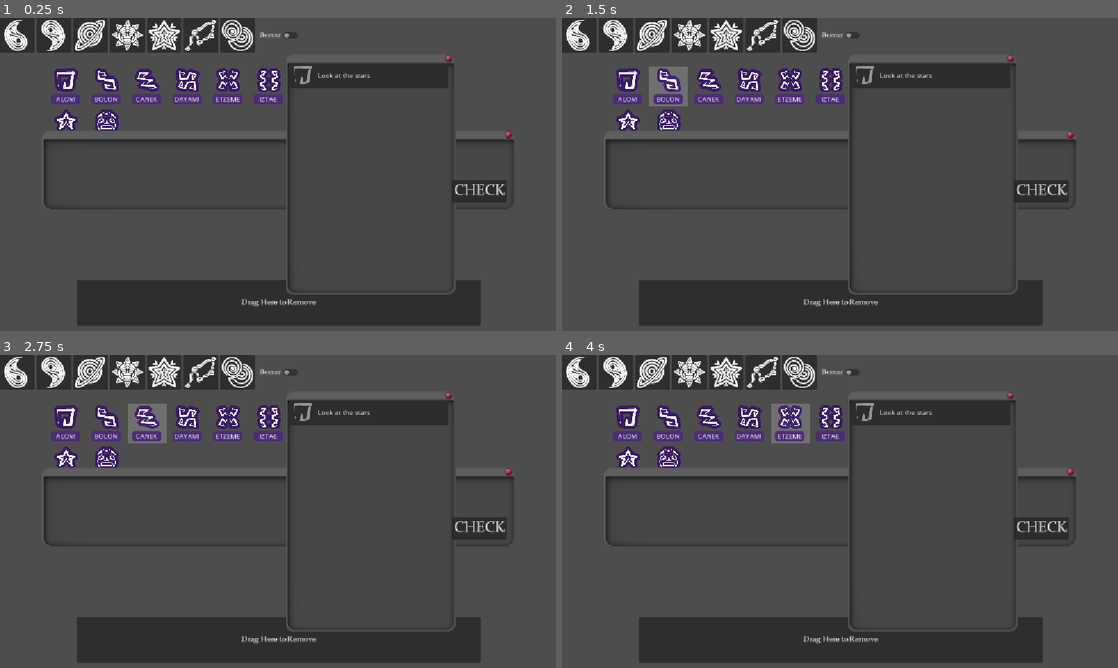
Above: before the commit, frames 1-4 (two rows, left to right).
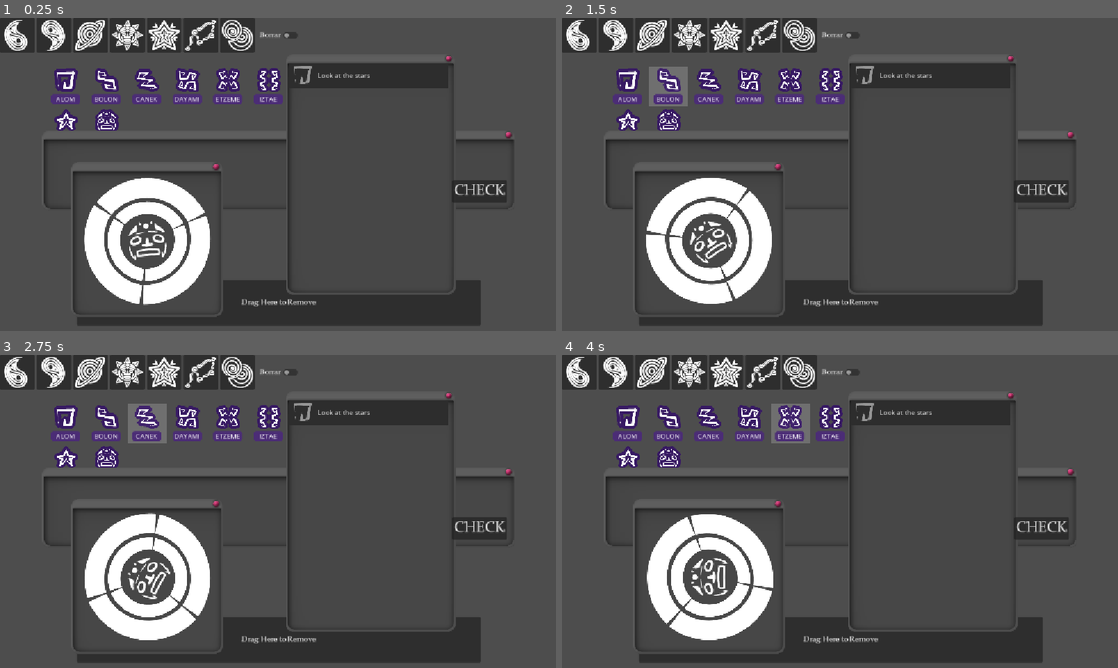
Above: after the commit, the same moments.

Repository: Wendfrey/minijam_210_astral
Game: Godot game, scene res://demo_world.tscn
Same seed, same stepped clock (60 frames per second), same inputs: the game is played once before the commit and once after it. This scene is started directly instead of the project's main scene.
Inputs:
- Up to frame 1 (0.25 s): no input
- Up to frame 2 (1.5 s): click "ALOM" at 0.5 s; click "BOLON" at 1.25 s
- Up to frame 3 (2.75 s): click "CANEK" at 2 s
- Up to frame 4 (4 s): click "DAYAMI" at 2.75 s; click "ETZEME" at 3.5 s

The runs differ from the first frame. In frame 1, 7.3% of the frame differs, in the area x 12-41%, y 46-96%; in frame 2, 7.3%; in frame 3, 7.3%; in frame 4, 7.3%.

Commit message:
animación hecha

Diff:
--- a/minijam-210-astral/test_world.tscn
+++ b/minijam-210-astral/test_world.tscn
@@ -55,7 +55,7 @@
 
 [sub_resource type="Animation" id="Animation_42nsl"]
 resource_name = "ticking"
-length = 3.0
+length = 10.5
 tracks/0/type = "value"
 tracks/0/imported = false
 tracks/0/enabled = true
@@ -63,10 +63,10 @@
 tracks/0/interp = 1
 tracks/0/loop_wrap = true
 tracks/0/keys = {
-"times": PackedFloat32Array(0),
-"transitions": PackedFloat32Array(1),
+"times": PackedFloat32Array(0, 3.5, 7, 10.5),
+"transitions": PackedFloat32Array(3, 3, 3, 3),
 "update": 0,
-"values": [0.0]
+"values": [0.0, -2.0943951023931953, -4.1887902047863905, -6.283185307179586]
 }
 
 [sub_resource type="AnimationLibrary" id="AnimationLibrary_8oxbk"]
@@ -430,7 +430,6 @@
 theme_override_styles/hover = SubResource("StyleBoxEmpty_kt6p6")
 
 [node name="StatusVentana" type="Panel" parent="." unique_id=1383264431]
-visible = false
 z_index = 1
 layout_mode = 0
 offset_left = -423.0
@@ -456,29 +455,24 @@
 theme_override_styles/normal = SubResource("StyleBoxEmpty_cnaw2")
 theme_override_styles/hover = SubResource("StyleBoxEmpty_kt6p6")
 
-
 [node name="Calendar" type="Sprite2D" parent="StatusVentana" unique_id=1028424339]
 position = Vector2(152, 141)
 texture = ExtResource("14_f2a6c")
 
-
 [node name="Circle1" type="Node2D" parent="StatusVentana/Calendar" unique_id=299702064]
 scale = Vector2(0.375, 0.375)
 
-
 [node name="Level1" type="Sprite2D" parent="StatusVentana/Calendar/Circle1" unique_id=1265848224]
-position = Vector2(23.546768, -127.66681)
+position = Vector2(23.546768, -130.3335)
 texture = ExtResource("15_07e4k")
 
-
 [node name="Level2" type="Sprite2D" parent="StatusVentana/Calendar/Circle1" unique_id=1348401836]
-position = Vector2(105.54675, 93.33319)
+position = Vector2(105.54675, 90.666565)
 rotation = 2.0943952
 texture = ExtResource("15_07e4k")
 
-
 [node name="Level3" type="Sprite2D" parent="StatusVentana/Calendar/Circle1" unique_id=1417024438]
-position = Vector2(-128.453, 55.333252)
+position = Vector2(-128.453, 52.666565)
 rotation = -2.094395
 texture = ExtResource("15_07e4k")
 
@@ -510,7 +504,7 @@
 libraries/ = SubResource("AnimationLibrary_4r1q4")
 autoplay = &"spinning"
 
-[node name="LogrosVentana" type="Panel" parent="." unique_id=1040422617 node_paths=PackedStringArray("listado")]
+[node name="LogrosVentana" type="Panel" parent="." unique_id=1040422617]
 z_index = 1
 layout_mode = 0
 offset_left = 22.0
